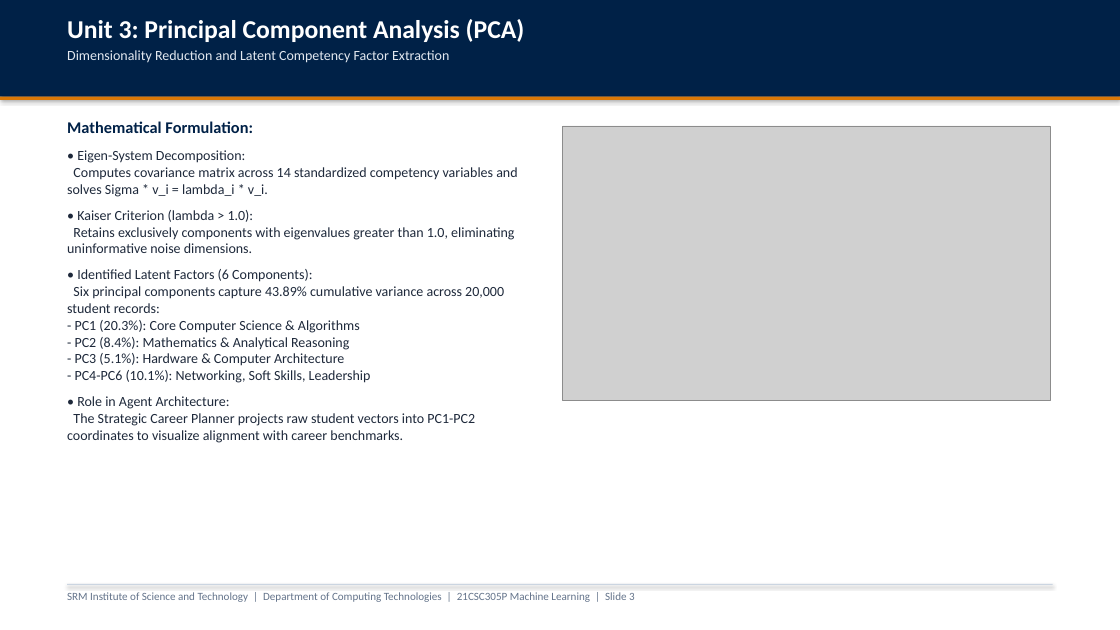
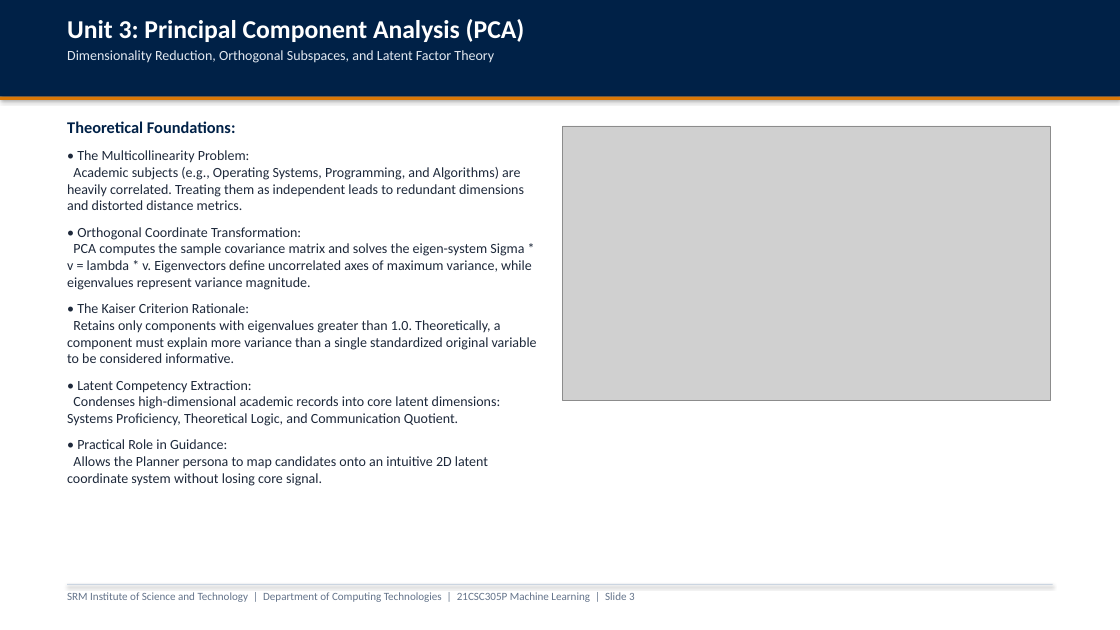
Before and after one commit to parth2024-tech/SRM-21CSC305P-Machine-Learning-Career-Guidance-Debate-Agent, a slide deck: slide 3 of presentation_unit3_unit4_unit5.pptx. Drawn at 1120x630 pixels with LibreOffice and Linux fonts; fonts in the diff are those of the drawing; grey boxes stand for pictures. Boxes give left, top, right and bottom in pixels: in the first picture for what was removed or moved away, otherwise in the second. Text is boxed around its words. In the diff, an @@ line names an element or a change of style, - is before the commit and + after.

Commit message:
docs(presentation): simplify slide content with minimal numericals and rich theoretical ML foundations

```diff
--- a/presentation_unit3_unit4_unit5.pptx
+++ b/presentation_unit3_unit4_unit5.pptx
@@ text at [67, 50, 494, 63]: text changed @@
-Dimensionality Reduction and Latent Competency Factor Extraction
+Dimensionality Reduction, Orthogonal Subspaces, and Latent Factor Theory
@@ text at [67, 121, 537, 486]: text changed @@
-Mathematical Formulation:
-• Eigen-System Decomposition:
-Computes covariance matrix across 14 standardized competency variables and solves Sigma * v_i = lambda_i * v_i.
-• Kaiser Criterion (lambda > 1.0):
-Retains exclusively components with eigenvalues greater than 1.0, eliminating uninformative noise dimensions.
-• Identified Latent Factors (6 Components):
-Six principal components capture 43.89% cumulative variance across 20,000 student records:
-- PC1 (20.3%): Core Computer Science & Algorithms
-- PC2 (8.4%): Mathematics & Analytical Reasoning
-- PC3 (5.1%): Hardware & Computer Architecture
-- PC4-PC6 (10.1%): Networking, Soft Skills, Leadership
-• Role in Agent Architecture:
-The Strategic Career Planner projects raw student vectors into PC1-PC2 coordinates to visualize alignment with career benchmarks.
+Theoretical Foundations:
+• The Multicollinearity Problem:
+Academic subjects (e.g., Operating Systems, Programming, and Algorithms) are heavily correlated. Treating them as independent leads to redundant dimensions and distorted distance metrics.
+• Orthogonal Coordinate Transformation:
+PCA computes the sample covariance matrix and solves the eigen-system Sigma * v = lambda * v. Eigenvectors define uncorrelated axes of maximum variance, while eigenvalues represent variance magnitude.
+• The Kaiser Criterion Rationale:
+Retains only components with eigenvalues greater than 1.0. Theoretically, a component must explain more variance than a single standardized original variable to be considered informative.
+• Latent Competency Extraction:
+Condenses high-dimensional academic records into core latent dimensions: Systems Proficiency, Theoretical Logic, and Communication Quotient.
+• Practical Role in Guidance:
+Allows the Planner persona to map candidates onto an intuitive 2D latent coordinate system without losing core signal.
```
Also in this commit, not shown: 13 other slides changed, 2 other files.
